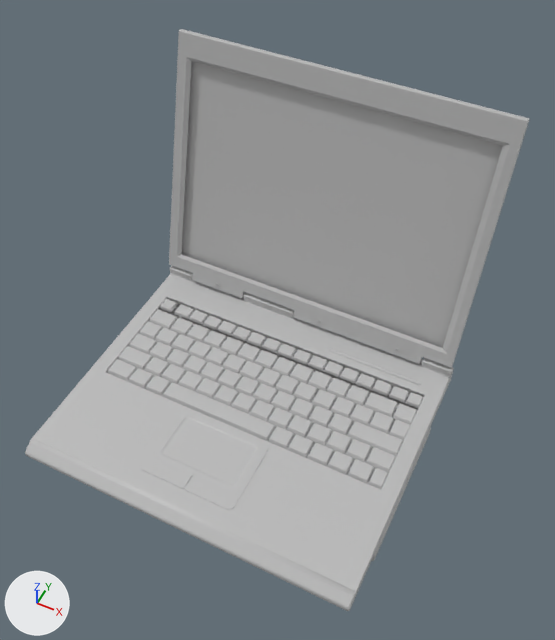
Two versions of the FBX model KittyQuest/Assets/Models/Obs/TVComputer/ObsLaptop_01.FBX, one commit apart.
The view is the same before and after, from a 50 mm camera at (0.0505, -0.0768, 0.1175) aimed at (0.0134, -0.0027, 0.0249). The lights are fixed; the arrows at lower left show +X, +Y and +Z. Where no turn or scale is listed for an object, it has been applied to the vertices.

The first picture shows 'obj_06'.
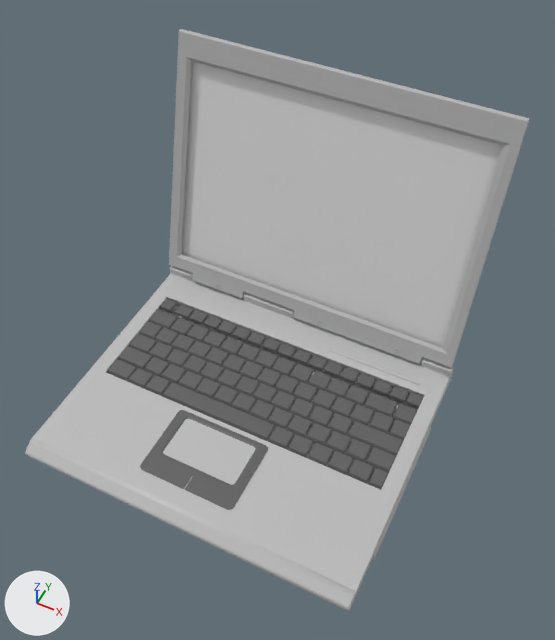
Changed parts and their boxes [x1, y1, x2, y2] in the pictures (555 x 640 px):
part 1 of me_mesh, recoloured: [107, 299, 423, 510] in both
part 2 of me_mesh, recoloured: [181, 66, 365, 320] in both
part 3 of me_mesh, recoloured: [188, 61, 330, 296] in both
part 4 of me_mesh, recoloured: [338, 101, 503, 343] in both
part 5 of me_mesh, recoloured: [377, 139, 484, 348] in both

Diff of the bpy script that builds the scene:
```diff
--- a/KittyQuest/Assets/Models/Obs/TVComputer/ObsLaptop_01.FBX.py
+++ b/KittyQuest/Assets/Models/Obs/TVComputer/ObsLaptop_01.FBX.py
@@ mat_laptop01buttons @@
+mat_laptop01buttons = principled_material('Laptop01Buttons')
+mat_laptop01buttons.base_color = (0.111, 0.111, 0.111)  # dark grey #5e5e5e
@@ mat_laptop01color @@
+mat_laptop01color = principled_material('Laptop01Color')
+mat_laptop01color.base_color = (0.5, 0.5, 0.5)  # grey #bcbcbc
@@ mat_laptop01screen @@
+mat_laptop01screen = principled_material('Laptop01Screen')
+mat_laptop01screen.base_color = (0.778, 0.778, 0.778)  # light grey #e4e4e4
@@ me_mesh @@
 me_mesh.from_pydata(...)  # 2862 vertices, 4678 faces; spans x -0.0207..0.0405, y -0.0325..0.0284, z -0.004..0.0471
 # used by ob_obj_06; location = (0.0, 0.0, 0.0052)
+# me_mesh part 1: 2814 of the faces centred in x -0.0175..0.0373, y -0.0268..0.0088, z -0.001..-0.0003 switch from mat_lambert2 (grey #bcbcbc) to mat_laptop01buttons (dark grey #5e5e5e)
+# me_mesh part 2: all 6 faces centred in x -0.0185..0.0132, y 0.0203..0.0204, z 0.0161..0.0166 switch from mat_lambert2 (grey #bcbcbc) to mat_laptop01screen (light grey #e4e4e4)
+# me_mesh part 3: all 5 faces centred in x -0.0167..0.0062, y 0.0243..0.0244, z 0.0311..0.0316 switch from mat_lambert2 (grey #bcbcbc) to mat_laptop01screen (light grey #e4e4e4)
+# me_mesh part 4: all 3 faces centred in x 0.0182..0.036, y 0.0243..0.0244, z 0.0311..0.0316 switch from mat_lambert2 (grey #bcbcbc) to mat_laptop01screen (light grey #e4e4e4)
+# me_mesh part 5: all 2 faces centred in x 0.0305..0.0379, y 0.0203..0.0204, z 0.0161..0.0166 switch from mat_lambert2 (grey #bcbcbc) to mat_laptop01screen (light grey #e4e4e4)
+me_mesh.materials.append(mat_laptop01color)  # grey #bcbcbc
```
